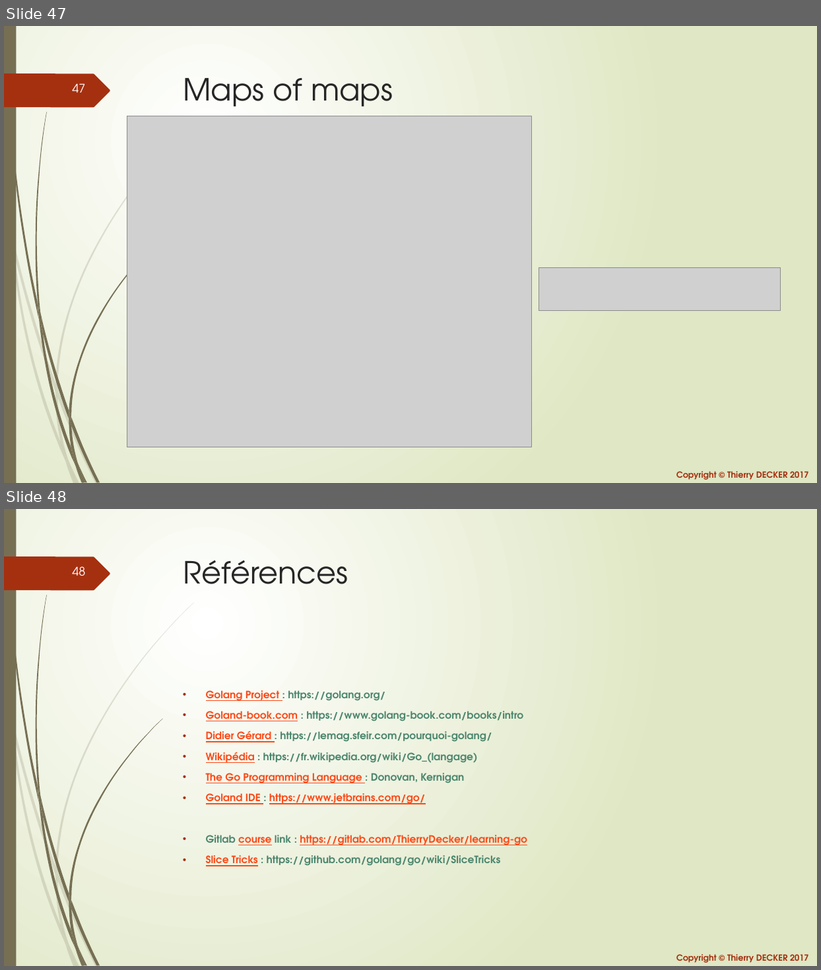
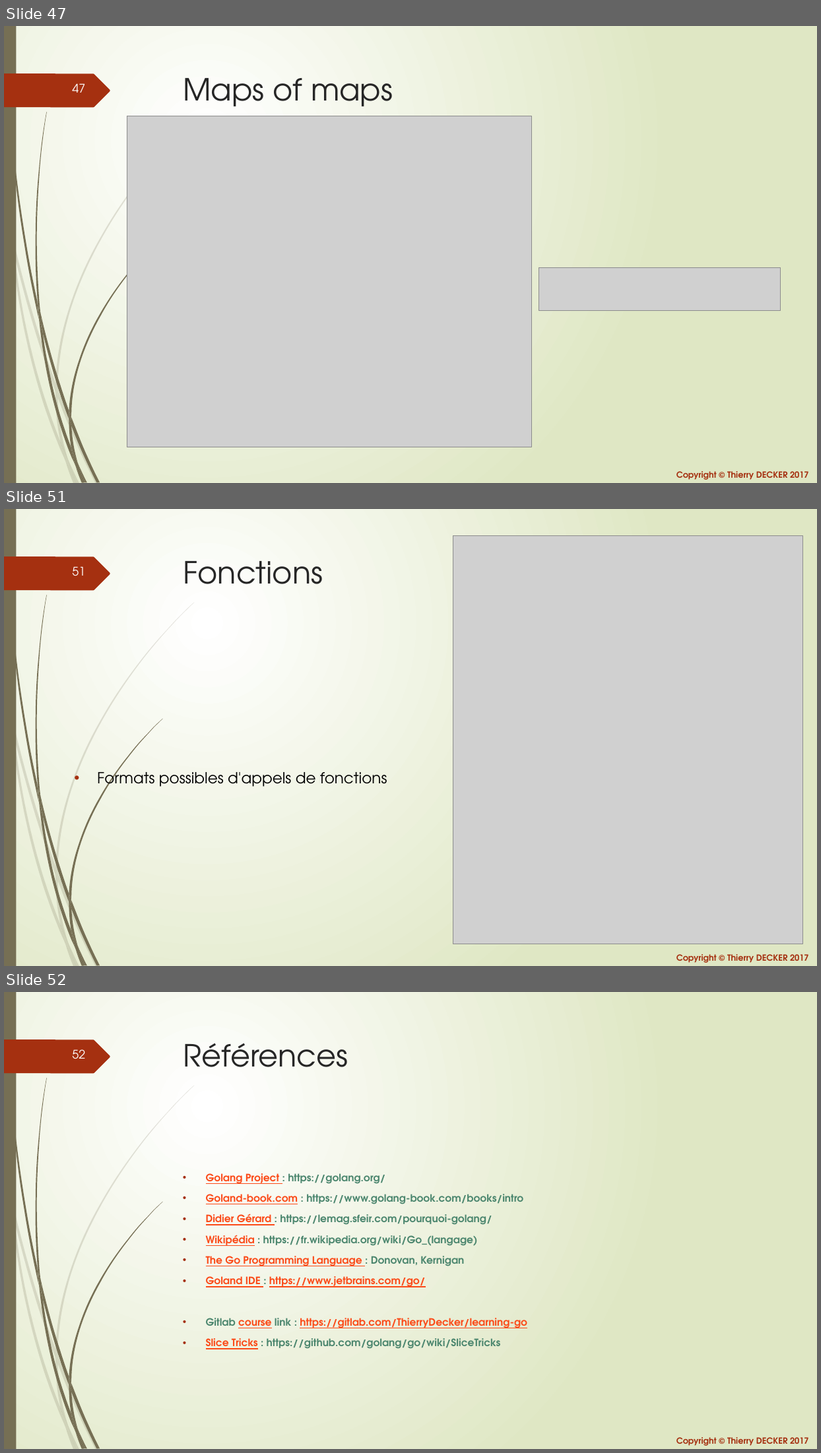
Before and after one commit to thierrydecker/learning-go, a slide deck: documentations/learning-go.pptx. Shown one above the other, each under a label of ours: slides 47 and 48 before the commit, slides 47, 51 and 52 after it; the slides between them are not shown. The pictures are 821x970 and 821x1453 pixels, drawn with LibreOffice and Linux fonts; fonts in the diff are those of the drawing; grey boxes stand for pictures. Boxes give left, top, right and bottom in pixels: in the first picture for what was removed or moved away, otherwise in the second. Text is boxed around its words. In the diff, an @@ line names an element or a change of style, - is before the commit and + after.

```diff
--- a/documentations/learning-go.pptx
+++ b/documentations/learning-go.pptx
@@ slide 51 added at [4,509,817,966], background gradient #FFFFFF to #DFE8C4; not listed: 26 template elements that a slide beside it also shows @@
@@ picture added at [453,536,804,945] @@
@@ title added at [183,561,323,584], 36 pt, text #262626 @@
+Fonctions
@@ text added at [97,768,387,791], 18 pt, text #000000 @@
+• Formats possibles d'appels de fonctions
@@ what was slide 48 is now slide 52 @@
@@ page number at [72,1049,85,1059]: text changed @@
-48
+52
```
Also in this commit, not shown: 4 slides changed, 3 other slides added, 4 other files.
